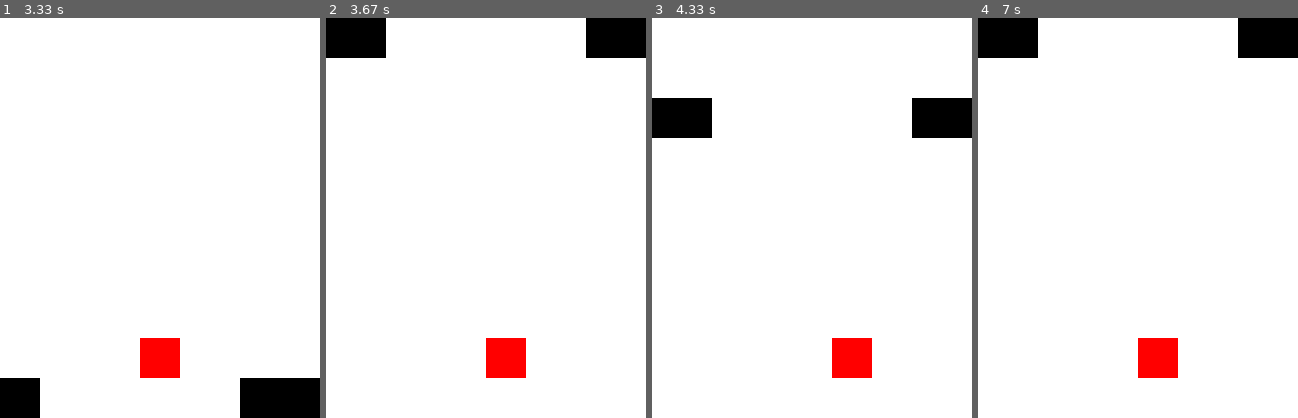
Above: before the commit, frames 1-4 (left to right).
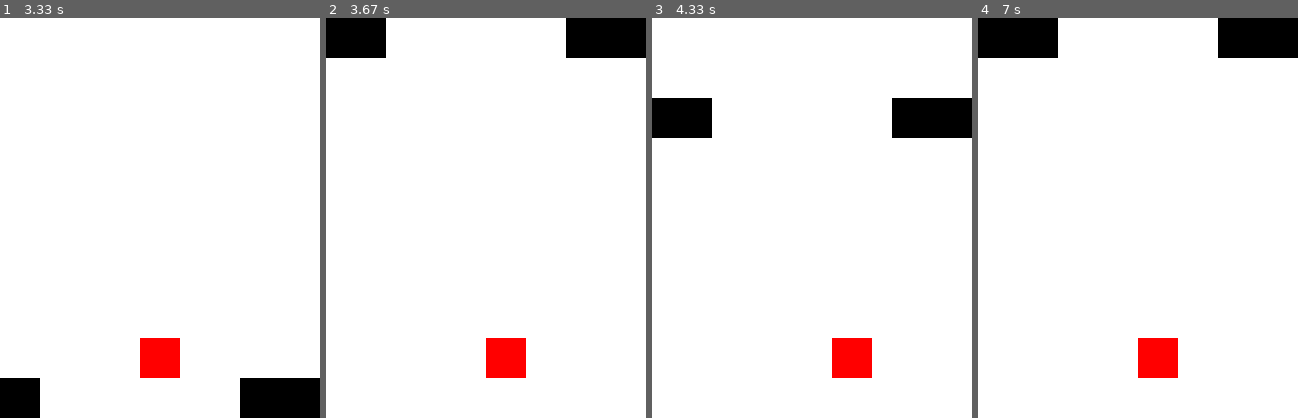
Above: after the commit, the same moments.

Repository: SHC-Robotics-Team-8255/robotics-pygame-rml
Game: pygame game, started from game.py
The game is run twice, just before and just after one commit, with the same random seed, the same clock (stepped at 60 frames per second) and the same inputs.
Inputs:
- Up to frame 1 (3.33 s): hold Right 0.33-0.8 s; hold Right 0.83-1.3 s; hold Left 1.33-1.87 s; hold Left 1.9-2.3 s; hold Right 2.33-2.97 s; hold Left from 3 s (still down)
- Up to frame 2 (3.67 s): release Left at 3.47 s; hold Right from 3.5 s (still down)
- Up to frame 3 (4.33 s): release Right at 3.97 s; hold Right from 4 s (still down)
- Up to frame 4 (7 s): release Right at 4.47 s; hold Left 4.5-5.03 s; hold Left 5.07-5.47 s; hold Right 5.5-6.13 s; hold Left 6.17-6.63 s; hold Right from 6.67 s (still down)

Frame 1 is identical in both runs. In frame 2, 0.6% of the frame differs, in the area x 75-82%, y 0-10%; in frame 3, 0.6%; in frame 4, 1.2%, in the area x 18-82%, y 0-10%.

Commit message:
Update game.py

Diff:
--- a/game.py
+++ b/game.py
@@ -2,6 +2,7 @@
 import numpy as np
 import time
 import random
+
 
 class Field:
 
@@ -45,17 +46,19 @@
     def shorten_gate(self):
         self.gate_width = max(2, self.gate_width - 1)
 
-    def update(self):
+    def update(self, score_callback):
         if self.field[19][0] == 1 and not self.next_gate:
             self.next_gate = True
             self.gate = self.generate_gate()
+            score_callback()
+
         self.field = np.delete(self.field, 19, 0)
         if self.next_gate:
             self.field = np.insert(self.field, 0, self.gate, 0)
             self.layers_left -= 1
             if self.layers_left == 0:
                 self.next_gate = False
-                self.layers_left = self. layers_per_gate
+                self.layers_left = self.layers_per_gate
         else:
             self.field = np.insert(self.field, 0, np.zeros(self.row_width, int), 0)
 
@@ -81,11 +84,24 @@
 
         self.player = [7, 16]
 
+        self.difficulty = 0
+        self.difficulty_jump = 100
+
+        self.score = 0
+
         self.start_game_loop()
+
+    def increase_score(self):
+        self.score += 1
 
     def start_game_loop(self):
         frame_count = 0
         while not self.game_over:
+
+            if frame_count % self.difficulty_jump == 0:
+                self.difficulty += 1
+                self.field.shorten_gate()
+
             events = pygame.event.get()
             action = 0
 
@@ -100,7 +116,7 @@
             self.player[0] += action
 
             if frame_count % 4 == 0:
-                self.field.update()
+                self.field.update(self.increase_score)
             self.render()
             frame_count += 1
         time.sleep(3)
@@ -133,7 +149,6 @@
         for row in range(len(field)):
             for block in range(len(field[row])):
                 rectangle = pygame.Rect(block * self.block_width, row * self.block_height, self.block_width, self.block_height)
-
                 pygame.draw.rect(self.window, self.get_color(field[row][block]), rectangle)
 
         self.clock.tick(24)
